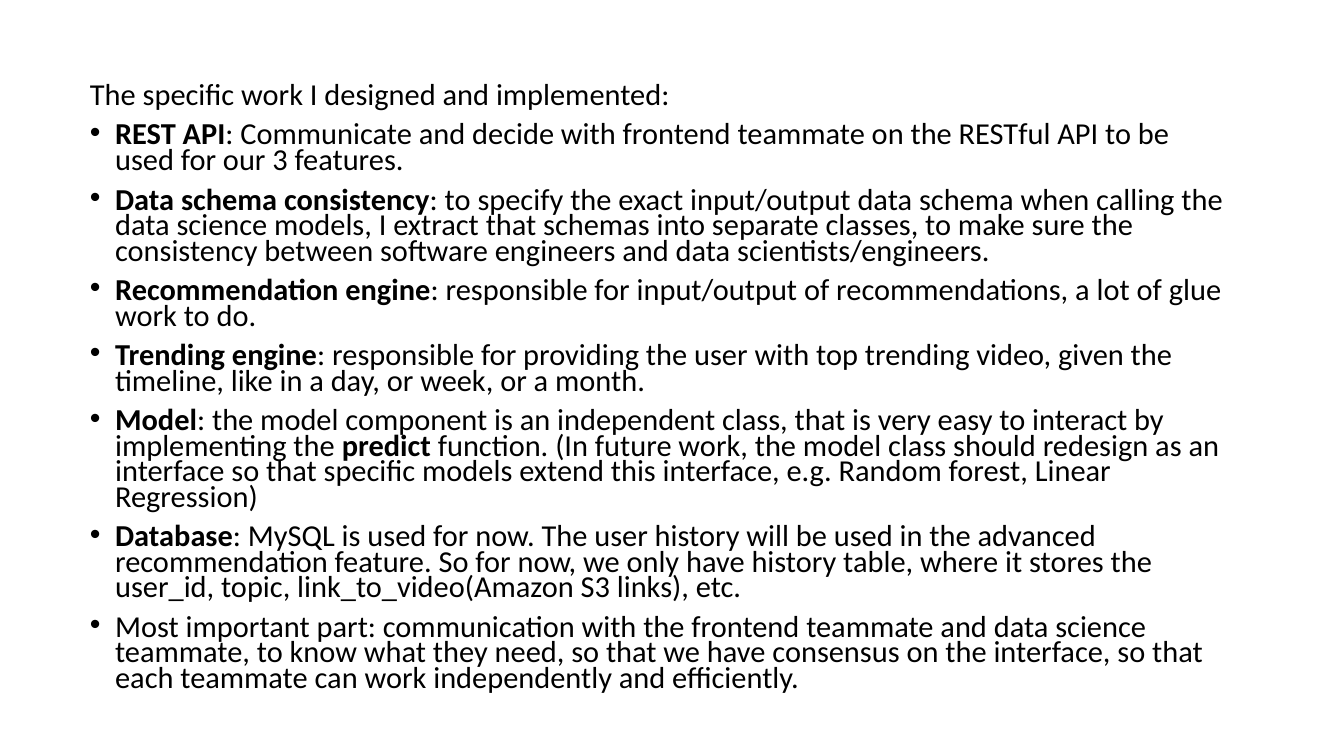
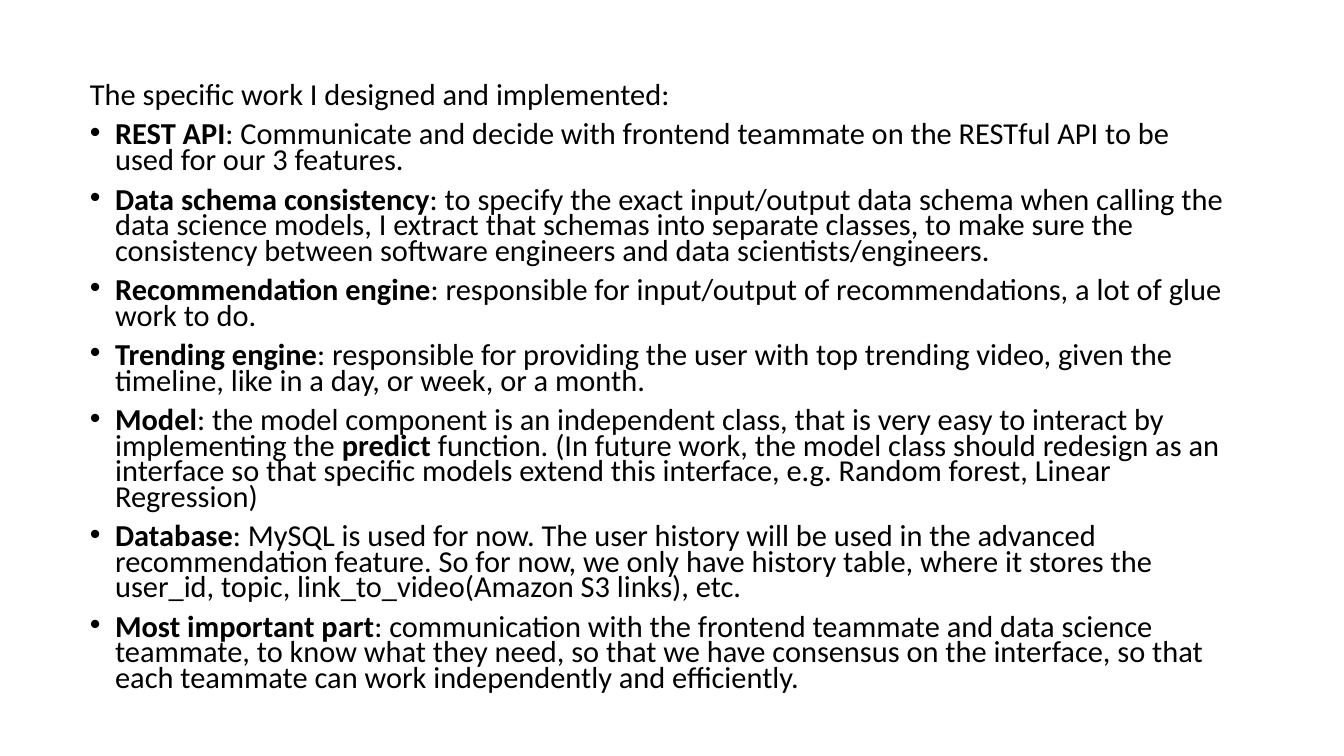
Before and after one commit to sully117/SVNT-TAP, a slide deck: slide 4 of Team 3/Developer/Presentation_SAP_Zhida_Zhang.pptx. Drawn at 1344x756 pixels with LibreOffice and Linux fonts; fonts in the diff are those of the drawing. Boxes give left, top, right and bottom in pixels: in the first picture for what was removed or moved away, otherwise in the second. Text is boxed around its words. In the diff, an @@ line names an element or a change of style, - is before the commit and + after.

Commit message:
Presentation - Zhida Zhang

```diff
--- a/Team 3/Developer/Presentation_SAP_Zhida_Zhang.pptx
+++ b/Team 3/Developer/Presentation_SAP_Zhida_Zhang.pptx
@@ text at (x1=115, y1=615, x2=1203, y2=693): bold on in "Most important part:" @@
```
